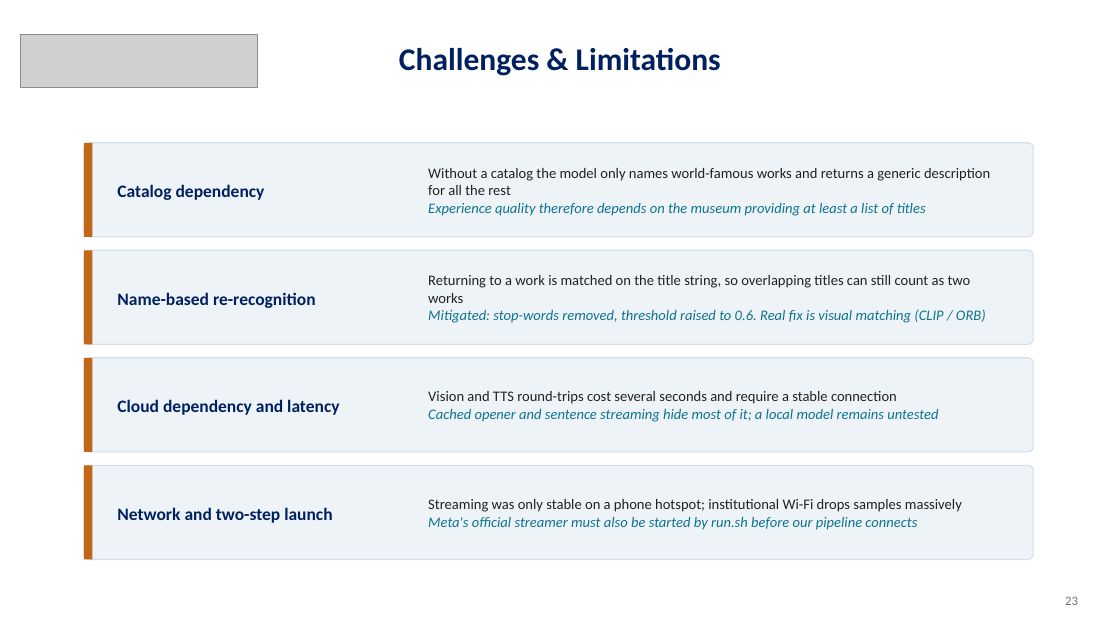
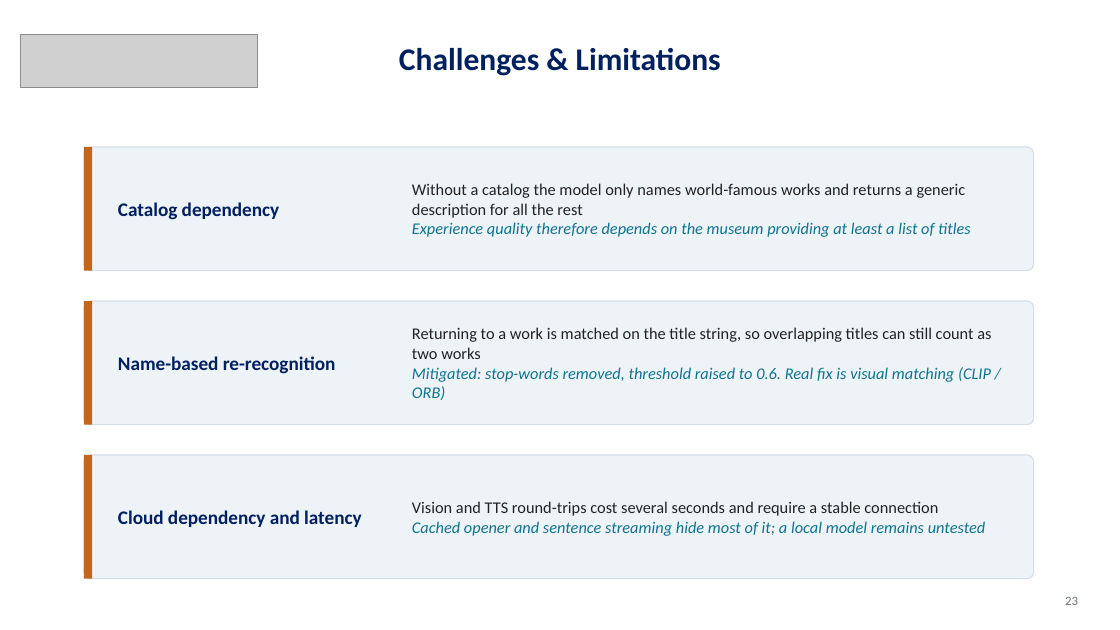
Before and after one commit to Dani1403/Aria, a slide deck: slide 23 of Meta_presentation.pptx. Drawn at 1120x630 pixels with LibreOffice and Linux fonts; fonts in the diff are those of the drawing; grey boxes stand for pictures. Boxes give left, top, right and bottom in pixels: in the first picture for what was removed or moved away, otherwise in the second. Text is boxed around its words. In the diff, an @@ line names an element or a change of style, - is before the commit and + after.

```diff
--- a/Meta_presentation.pptx
+++ b/Meta_presentation.pptx
@@ rounded rectangle: place and size @@
-rounded rectangle at [84, 143, 1033, 237]
+rounded rectangle at [84, 147, 1034, 271]
@@ rectangle: place and size @@
-rectangle at [84, 143, 92, 237]
+rectangle at [84, 147, 92, 271]
@@ text "Without a catalog the model ...": place and size @@
-text "Without a catalog the model ..." at [428, 168, 990, 216]
+text "Without a catalog the model ..." at [412, 183, 970, 237]
@@ rounded rectangle: place and size @@
-rounded rectangle at [84, 250, 1033, 344]
+rounded rectangle at [84, 301, 1034, 424]
@@ rectangle: place and size @@
-rectangle at [84, 250, 92, 344]
+rectangle at [84, 301, 92, 424]
@@ text "Name-based re-recognition": place and size @@
-text "Name-based re-recognition" at [117, 292, 316, 308]
+text "Name-based re-recognition" at [118, 356, 336, 374]
@@ text "Returning to a work is ...": place and size @@
-text "Returning to a work is ..." at [428, 275, 986, 323]
+text "Returning to a work is ..." at [412, 327, 991, 400]
@@ rounded rectangle: place and size @@
-rounded rectangle at [84, 358, 1033, 452]
+rounded rectangle at [84, 455, 1034, 579]
@@ rectangle: place and size @@
-rectangle at [84, 358, 92, 452]
+rectangle at [84, 455, 92, 579]
@@ rounded rectangle removed at [84, 465, 1033, 560] @@
@@ rectangle removed at [84, 465, 92, 560] @@
@@ size 15 to 16.5 pt in 3 elements at [118, 202, 280, 220], [118, 356, 336, 374], [118, 510, 361, 527] @@
@@ text "Cloud dependency and latency": place and size @@
-text "Cloud dependency and latency" at [117, 399, 339, 415]
+text "Cloud dependency and latency" at [118, 510, 361, 527]
@@ size 12.5 to 14 pt in 3 elements at [412, 183, 970, 237], [412, 327, 991, 400], [412, 501, 986, 536] @@
@@ text "Vision and TTS round-trips cost ...": place and size @@
-text "Vision and TTS round-trips cost ..." at [428, 391, 938, 422]
+text "Vision and TTS round-trips cost ..." at [412, 501, 986, 536]
@@ text removed at [117, 507, 332, 523] @@
-Network and two-step launch
@@ text removed at [428, 499, 962, 530] @@
-Streaming was only stable on a phone hotspot; institutional Wi-Fi drops samples massively
-Meta's official streamer must also be started by run.sh before our pipeline connects
```
Also in this commit, not shown: 6 other slides changed.
